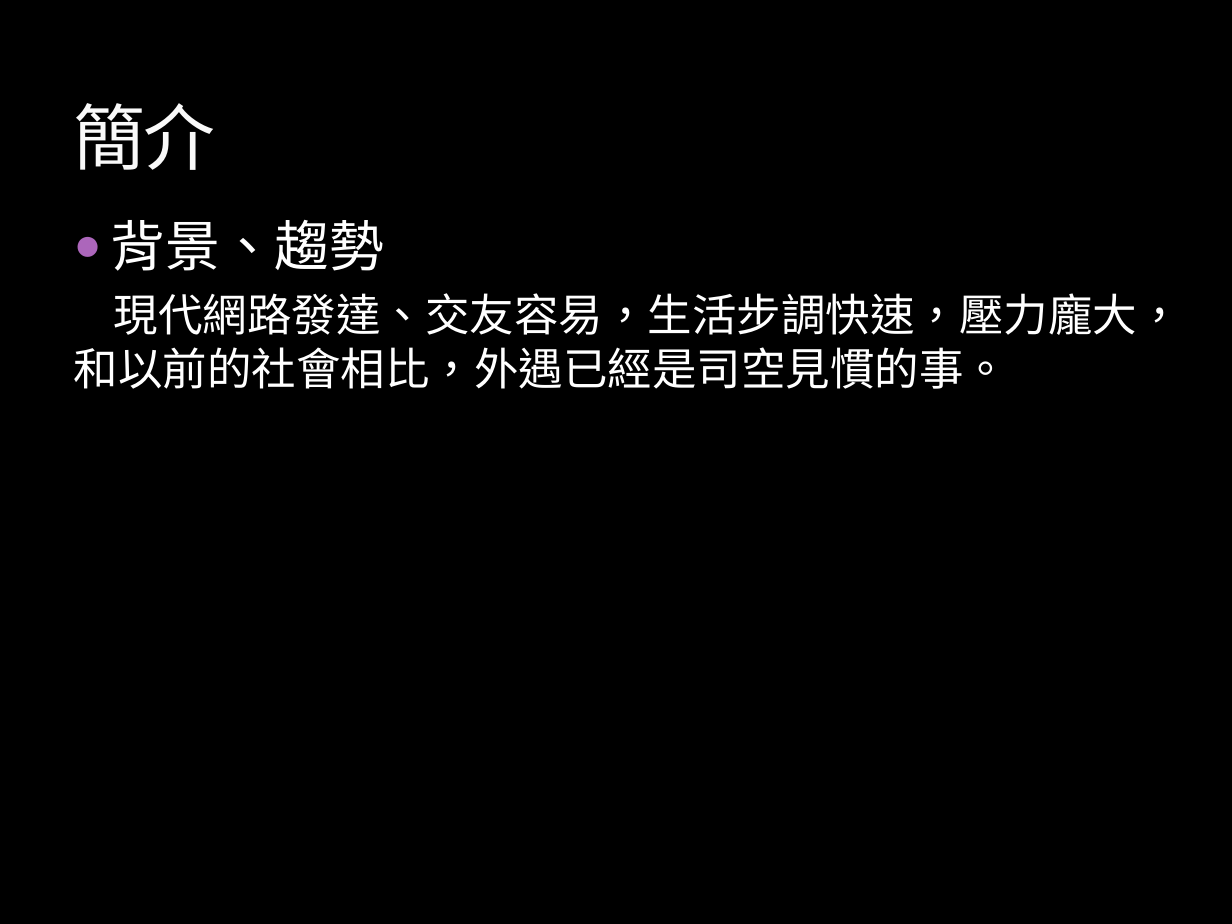
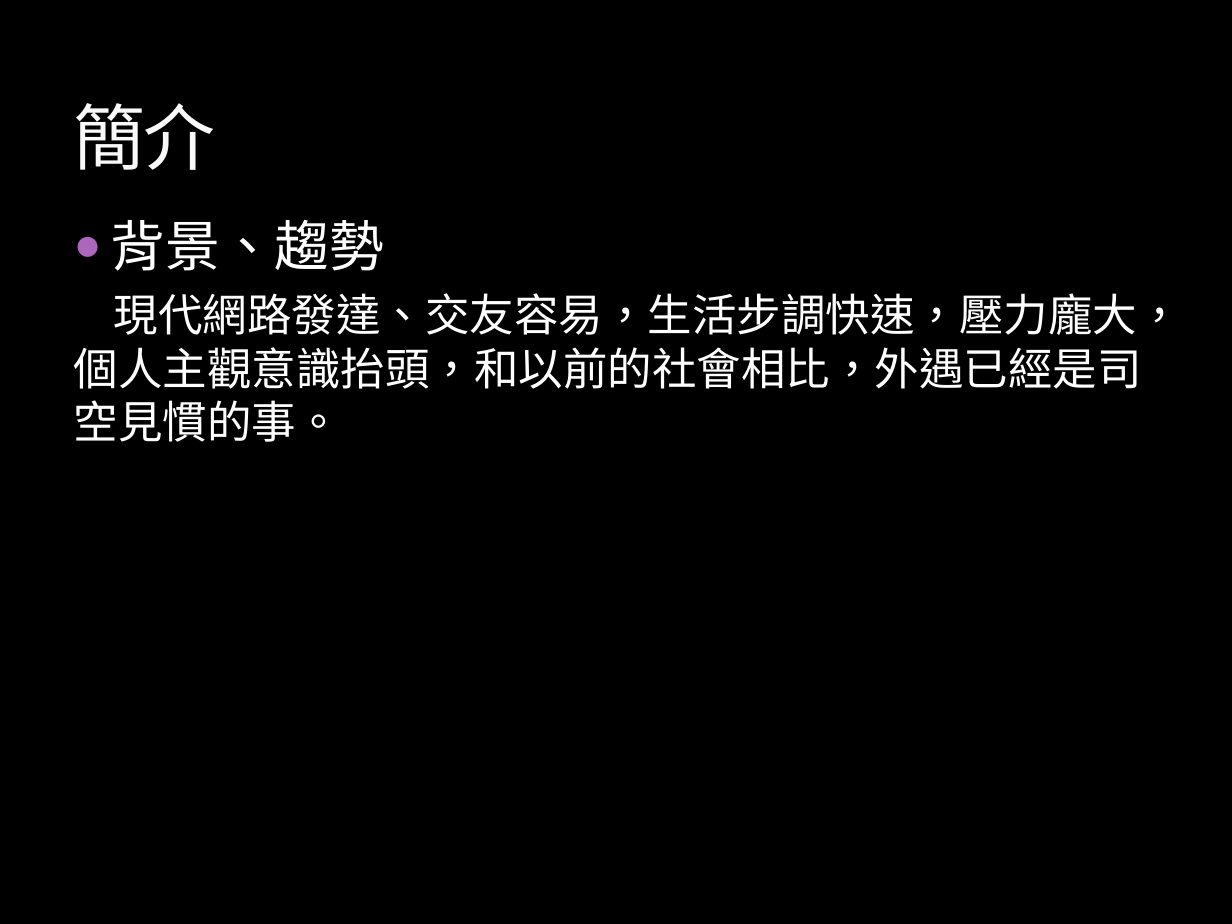
Before and after one commit to Banana-Huang/107_SE_Team11, a slide deck: slide 2 of team11_proposal.pptx. Drawn at 1232x924 pixels with LibreOffice and Linux fonts; fonts in the diff are those of the drawing; background and template pictures are left out. Boxes give left, top, right and bottom in pixels: in the first picture for what was removed or moved away, otherwise in the second. Text is boxed around its words. In the diff, an @@ line names an element or a change of style, - is before the commit and + after.

```diff
--- a/team11_proposal.pptx
+++ b/team11_proposal.pptx
@@ text at (x1=74, y1=293, x2=1182, y2=442): text changed @@
-現代網路發達、交友容易，生活步調快速，壓力龐大，和以前的社會相比，外遇已經是司空見慣的事。
+現代網路發達、交友容易，生活步調快速，壓力龐大，個人主觀意識抬頭，和以前的社會相比，外遇已經是司空見慣的事。
```
Also in this commit, not shown: 10 other slides changed, 3 slides added.
